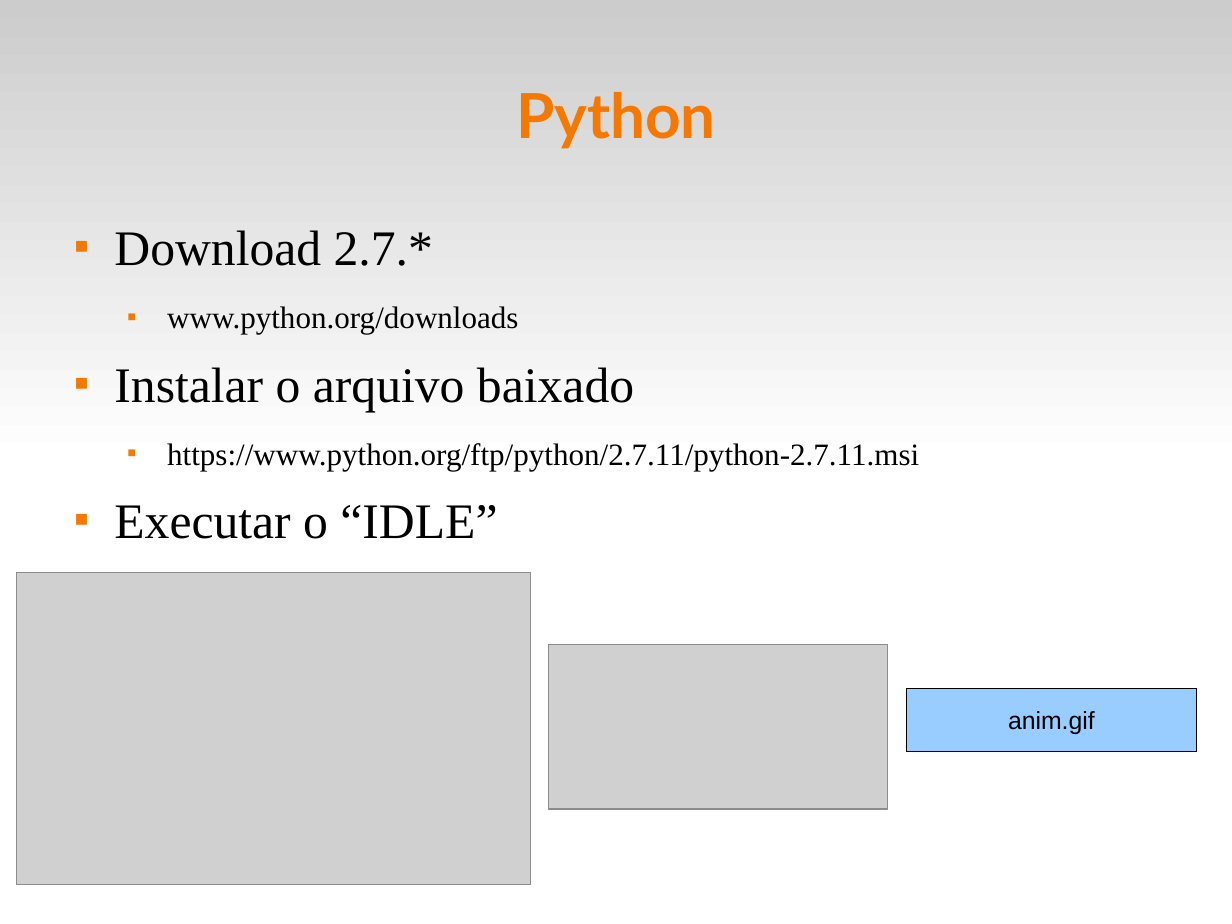
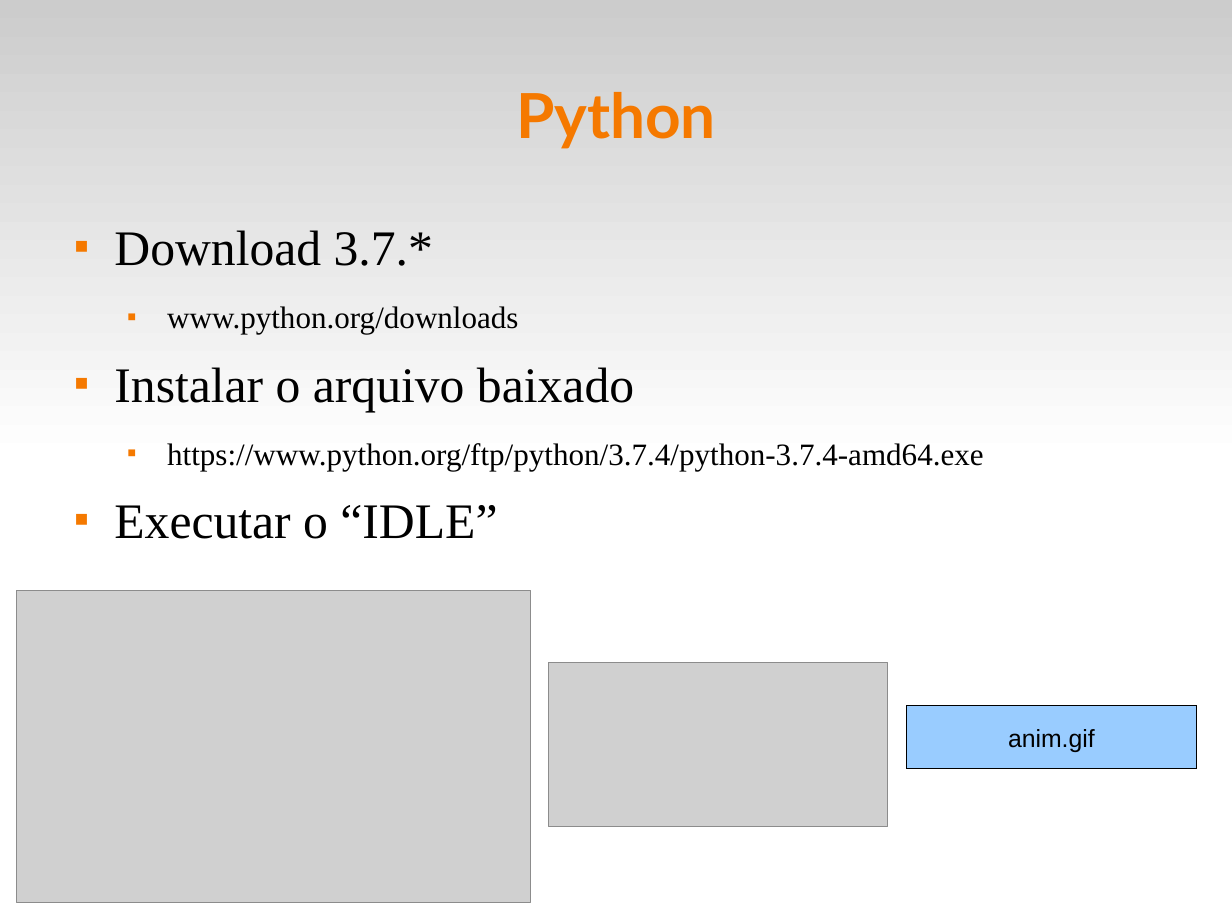
Before and after one commit to fsantanna-uerj/IPD, a slide deck: slide 8 of slides/ipd-00.odp (slide 4 before the commit). Drawn at 1232x924 pixels with LibreOffice and Linux fonts; fonts in the diff are those of the drawing; grey boxes stand for pictures. Boxes give left, top, right and bottom in pixels: in the first picture for what was removed or moved away, otherwise in the second. Text is boxed around its words. In the diff, an @@ line names an element or a change of style, - is before the commit and + after.

```diff
--- a/slides/ipd-00.odp
+++ b/slides/ipd-00.odp
@@ text at box(114, 230, 433, 266): text changed @@
-■ Download 2.7.*
+■ Download 3.7.*
@@ text at box(167, 443, 983, 471): text changed @@
-  ■ https://www.python.org/ftp/python/2.7.11/python-2.7.11.msi
+  ■ https://www.python.org/ftp/python/3.7.4/python-3.7.4-amd64.exe
@@ picture: place and size @@
-picture at box(16, 572, 531, 884)
+picture at box(16, 590, 531, 902)
@@ picture: place and size @@
-picture at box(549, 645, 889, 809)
+picture at box(549, 663, 889, 827)
@@ rectangle "anim.gif": place and size @@
-rectangle "anim.gif" at box(907, 689, 1197, 751)
+rectangle "anim.gif" at box(907, 705, 1197, 768)
```
Also in this commit, not shown: 3 other slides changed, 1 slide added, 6 slides removed, 7 other files.
